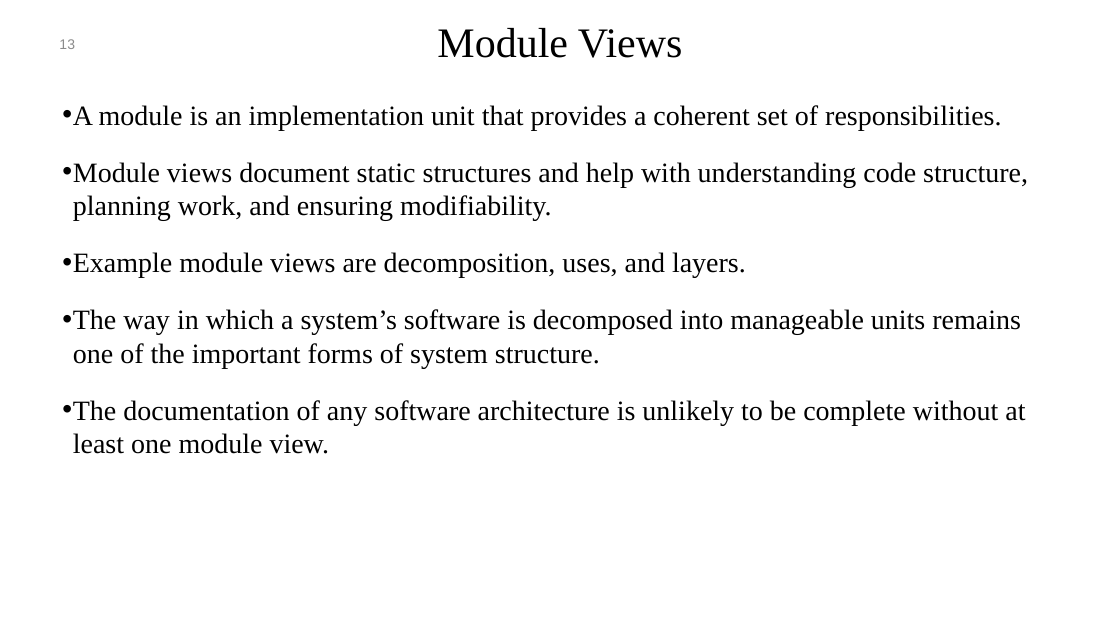
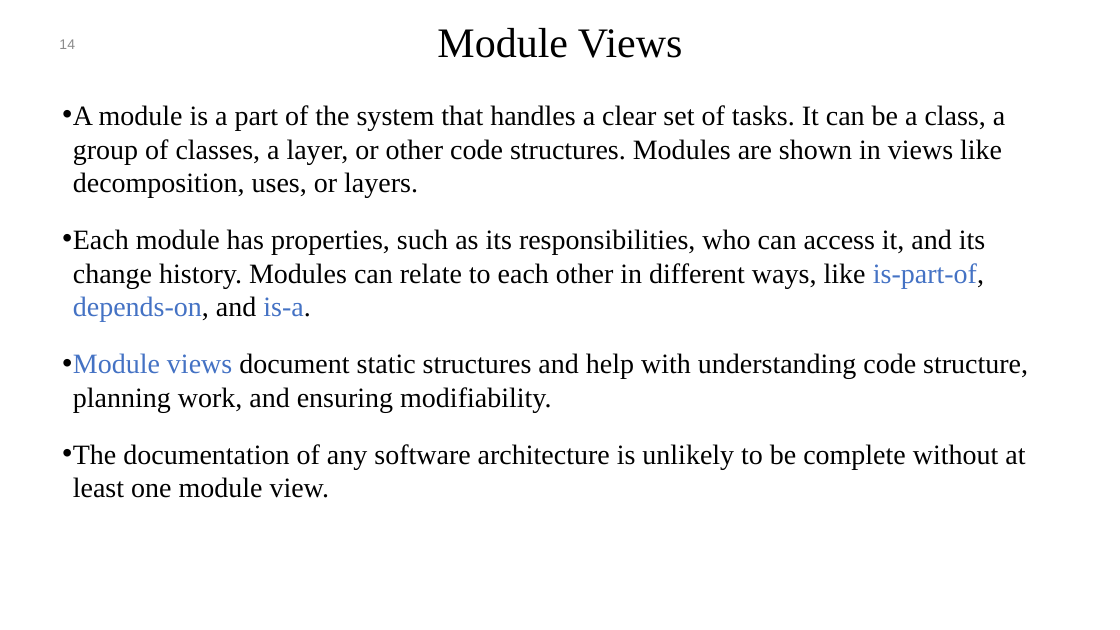
Before and after one commit to mohamad-khorsandi/slides-of-software-architecture-in-practice-4th-ed, a slide deck: slide 14 of chapter 22.pptx (slide 13 before the commit). Drawn at 1120x630 pixels with LibreOffice and Linux fonts; fonts in the diff are those of the drawing; background and template pictures are left out. Boxes give left, top, right and bottom in pixels: in the first picture for what was removed or moved away, otherwise in the second. Text is boxed around its words. In the diff, an @@ line names an element or a change of style, - is before the commit and + after.

```diff
--- a/chapter 22.pptx
+++ b/chapter 22.pptx
@@ page number at (x1=59, y1=39, x2=75, y2=49): text changed @@
-13
+14
@@ text at (x1=73, y1=105, x2=1005, y2=322): text changed @@
-• A module is an implementation unit that provides a coherent set of responsibilities.
+• A module is a part of the system that handles a clear set of tasks. It can be a class, a group of classes, a layer, or other code structures. Modules are shown in views like decomposition, uses, or layers.
+• Each module has properties, such as its responsibilities, who can access it, and its change history. Modules can relate to each other in different ways, like is-part-of, depends-on, and is-a.
@@ text at (x1=73, y1=252, x2=1021, y2=368): paragraphs removed @@
-• Example module views are decomposition, uses, and layers.
-• The way in which a system’s software is decomposed into manageable units remains one of the important forms of system structure.
@@ text at (x1=73, y1=353, x2=1028, y2=412): text colour #000000 to #4472C4 in "Module views" @@
```
Also in this commit, not shown: 17 other slides changed, 3 slides added, 7 other files.
